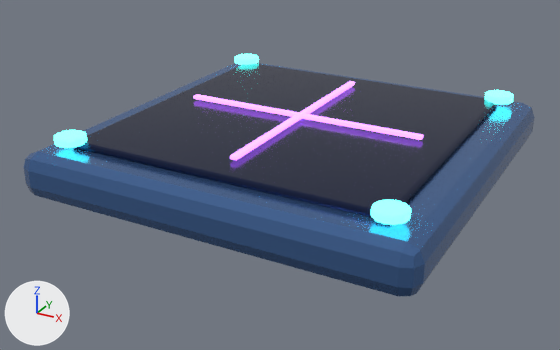
Two versions of the glTF model game/models/moving_platform.glb, one commit apart.
Both versions are drawn from a camera (50 mm lens) standing at (3.3, -6.42, 2.84) and looking at (-0.11, -0.22, -0.26). Lighting does not change. The marker at lower left points along +X, +Y and +Z. The picture after the commit comes second.

Objects in the first picture: 'moving_platform_MobileMesh'.
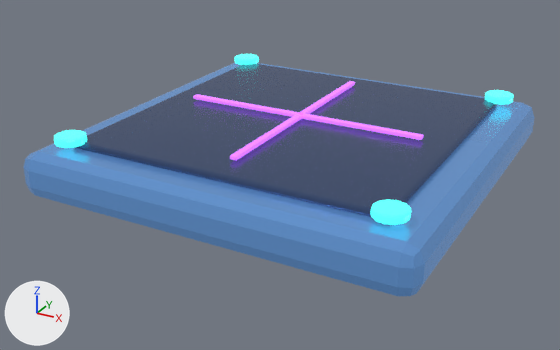
Scene script edits in JSON lines:
```json
{"op": "set", "path": "mat_aurora_alloy.base_color", "old": "(0.08, 0.18, 0.42)", "new": "(0.11, 0.26, 0.55)", "note": "blue #5076ad -> blue #5d8bc4"}
{"op": "set", "path": "mat_aurora_alloy.roughness", "old": "0.2", "new": "0.25"}
{"op": "add", "block": "mat_aurora_alloy", "code": "mat_aurora_alloy.emission_color = (0.0418, 0.0988, 0.209)  # blue #3a597e"}
{"op": "add", "block": "mat_aurora_alloy", "code": "mat_aurora_alloy.emission_strength = 1.0"}
{"op": "set", "path": "mat_midnight_metal.base_color", "old": "(0.015, 0.025, 0.08)", "new": "(0.04, 0.07, 0.16)", "note": "dark blue #212c50 -> dark blue #384b6f"}
{"op": "set", "path": "mat_midnight_metal.roughness", "old": "0.18", "new": "0.25"}
{"op": "add", "block": "mat_midnight_metal", "code": "mat_midnight_metal.emission_color = (0.0096, 0.0168, 0.0384)  # dark blue #192337"}
{"op": "add", "block": "mat_midnight_metal", "code": "mat_midnight_metal.emission_strength = 1.0"}
{"op": "set", "path": "mat_aurora_cyan.emission_color", "old": "(0.0842, 1.0, 0.821)", "new": "(0.0694, 1.0, 0.861)", "note": "cyan #52ffea -> cyan #4affef"}
{"op": "set", "path": "mat_aurora_cyan.emission_strength", "old": "3.8", "new": "1.152"}
{"op": "set", "path": "mat_aurora_violet.metallic", "old": "0.3", "new": "0.24"}
{"op": "set", "path": "mat_aurora_violet.roughness", "old": "0.2", "new": "0.24"}
{"op": "set", "path": "mat_aurora_violet.emission_color", "old": "(0.55, 0.18, 1.0)", "new": "(0.561, 0.146, 1.0)", "note": "purple #c476ff -> purple #c56bff"}
{"op": "set", "path": "mat_aurora_violet.emission_strength", "old": "2.6", "new": "1.066"}
```

What differs and where, as boxes (x1, y1, x2, y2) in the pictures (560 x 350 px):
```json
{"object": "moving_platform_MobileMesh", "change": "recoloured, surface changed", "before": [24, 54, 535, 297], "after": [24, 54, 535, 297], "on screen": "lighter"}
```
